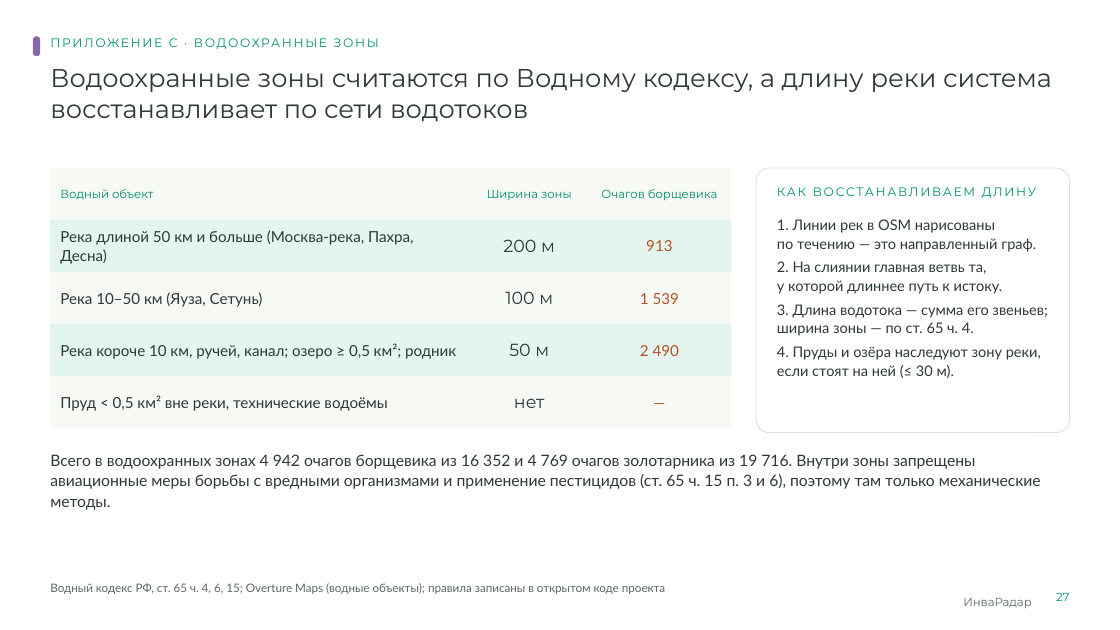
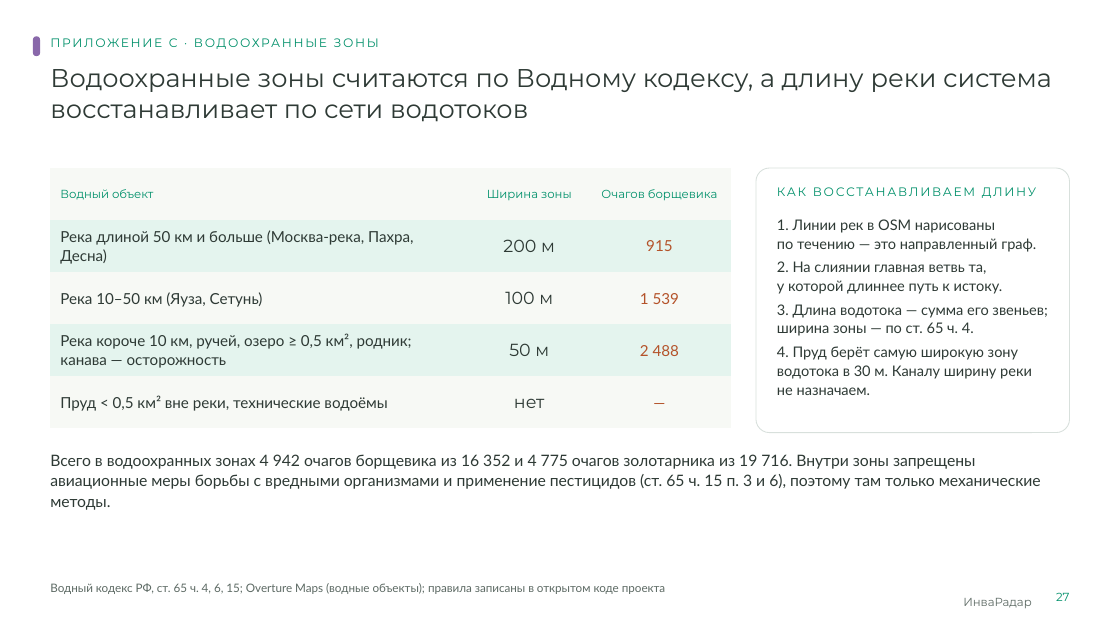
Before and after one commit to KonkovDV/InvaRadar, a slide deck: slide 27 of presentation/InvaRadar_Ecopremia2026.pptx. Drawn at 1120x630 pixels with LibreOffice and Linux fonts; fonts in the diff are those of the drawing; background and template pictures are left out. Boxes give left, top, right and bottom in pixels: in the first picture for what was removed or moved away, otherwise in the second. Text is boxed around its words. In the diff, an @@ line names an element or a change of style, - is before the commit and + after.

```diff
--- a/presentation/InvaRadar_Ecopremia2026.pptx
+++ b/presentation/InvaRadar_Ecopremia2026.pptx
@@ table at box(50, 168, 731, 415) @@
-row 2, column 3: 913
+row 2, column 3: 915
-row 4, column 1: Река короче 10 км, ручей, канал; озеро ≥ 0,5 км²; родник
+row 4, column 1: Река короче 10 км, ручей, озеро ≥ 0,5 км², родник; канава — осторожность
-row 4, column 3: 2 490
+row 4, column 3: 2 488
@@ text at box(777, 346, 1032, 395): text changed @@
-4. Пруды и озёра наследуют зону реки, если стоят на ней (≤ 30 м).
+4. Пруд берёт самую широкую зону водотока в 30 м. Каналу ширину реки не назначаем.
@@ text at box(50, 454, 1041, 510): text changed @@
-Всего в водоохранных зонах 4 942 очагов борщевика из 16 352 и 4 769 очагов золотарника из 19 716. Внутри зоны запрещены авиационные меры борьбы с вредными организмами и применение пестицидов (ст. 65 ч. 15 п. 3 и 6), поэтому там только механические методы.
+Всего в водоохранных зонах 4 942 очагов борщевика из 16 352 и 4 775 очагов золотарника из 19 716. Внутри зоны запрещены авиационные меры борьбы с вредными организмами и применение пестицидов (ст. 65 ч. 15 п. 3 и 6), поэтому там только механические методы.
```
Also in this commit, not shown: 1 other slide changed, 17 other files.
